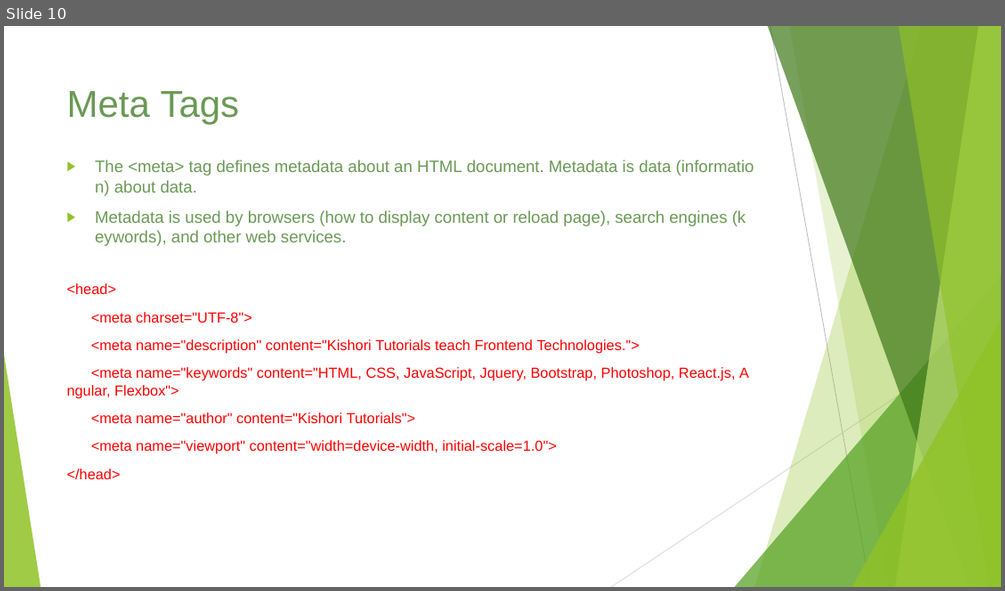
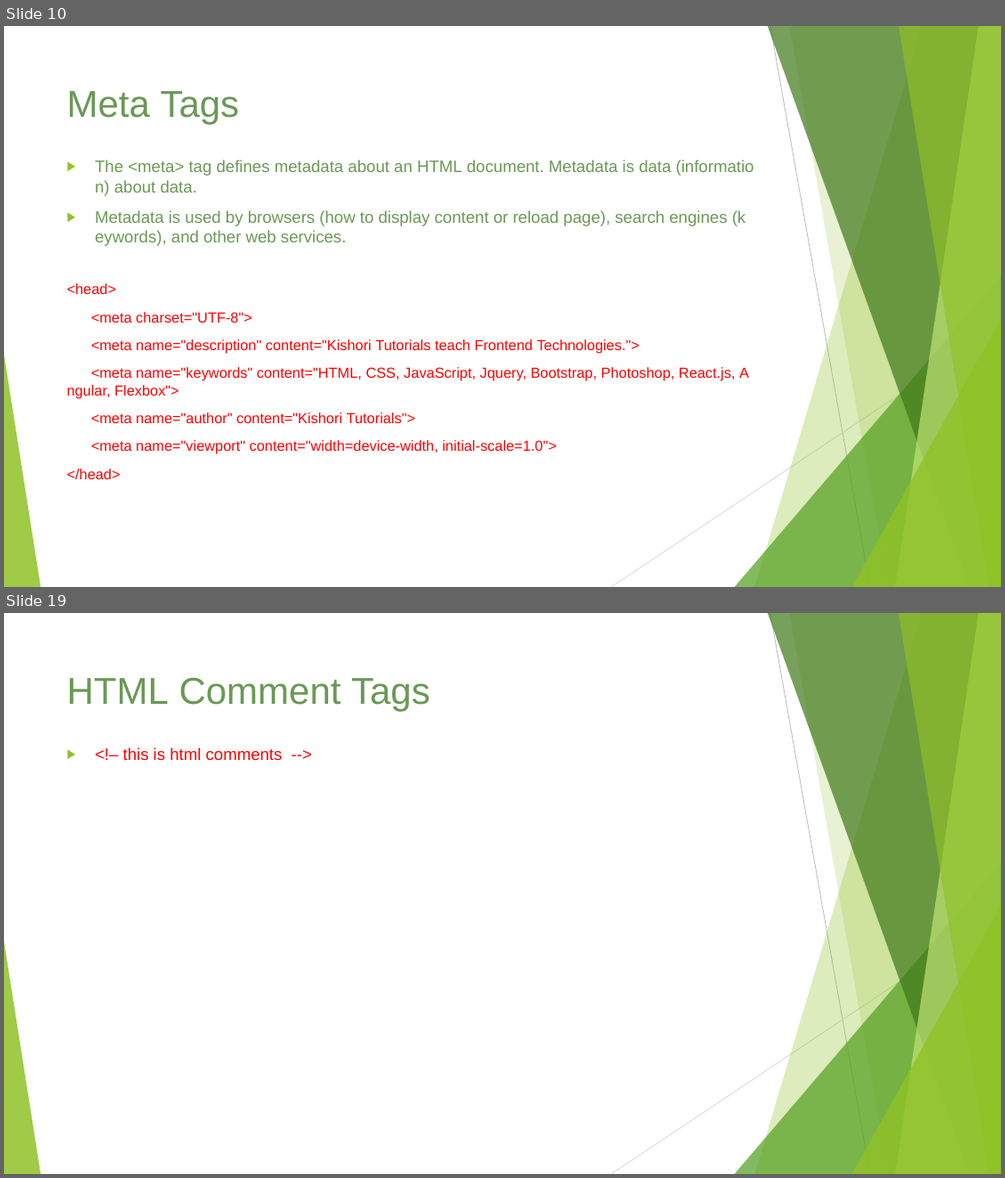
Before and after one commit to ameysawant/webdesigncourse, a slide deck: Web Design Course.pptx. Shown one above the other, each under a label of ours: slide 10 before the commit, slides 10 and 19 after it; the slides between them are not shown. The pictures are 1005x591 and 1005x1178 pixels, drawn with LibreOffice and Linux fonts; fonts in the diff are those of the drawing. Boxes give left, top, right and bottom in pixels: in the first picture for what was removed or moved away, otherwise in the second. Text is boxed around its words. In the diff, an @@ line names an element or a change of style, - is before the commit and + after.

```diff
--- a/Web Design Course.pptx
+++ b/Web Design Course.pptx
@@ slide 19 added at (4, 613, 1001, 1174), background #FFFFFF; not listed: 10 template elements that a slide beside it also shows @@
@@ title added at (67, 677, 430, 711), 36 pt, text #6A9955 @@
+HTML Comment Tags
@@ text added at (123, 747, 283, 761), 16 pt, text #FF0000 @@
+▶ <!– this is html comments -->
```
Also in this commit, not shown: 6 slides changed, 23 other slides added, 6 other files.
